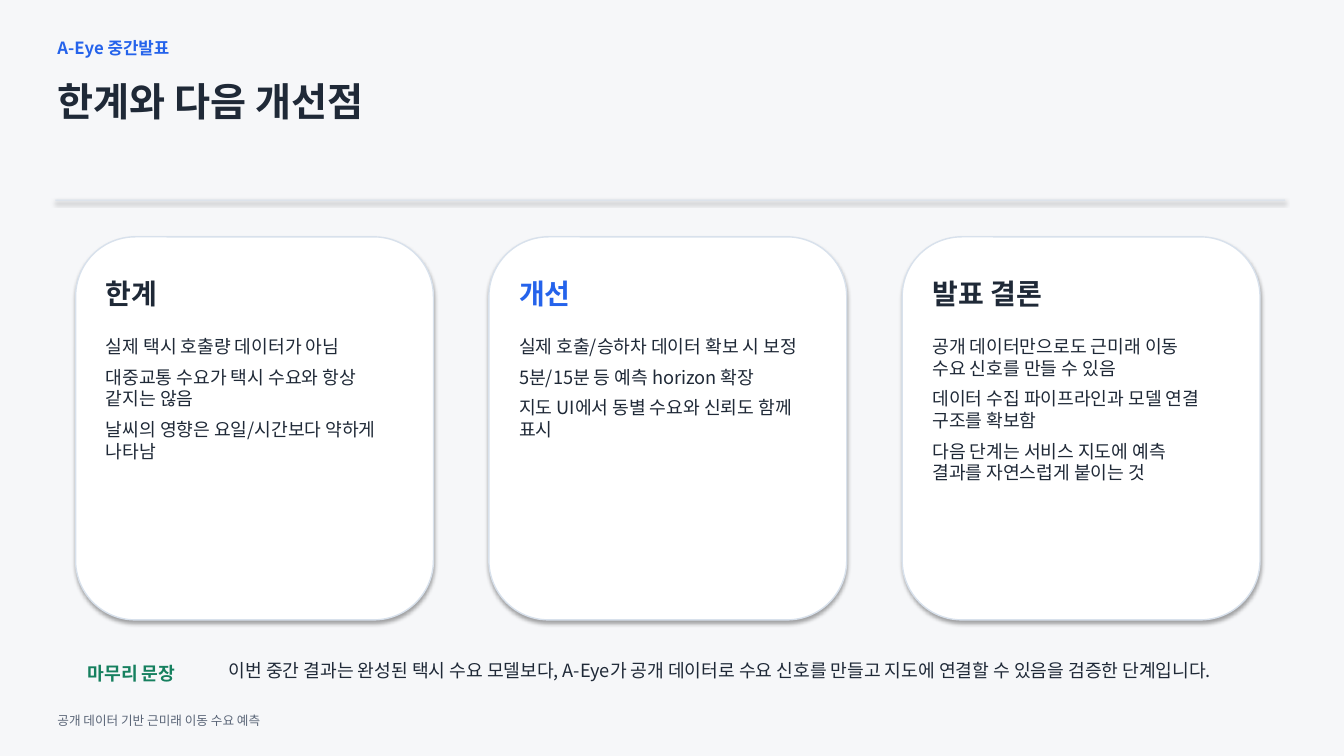
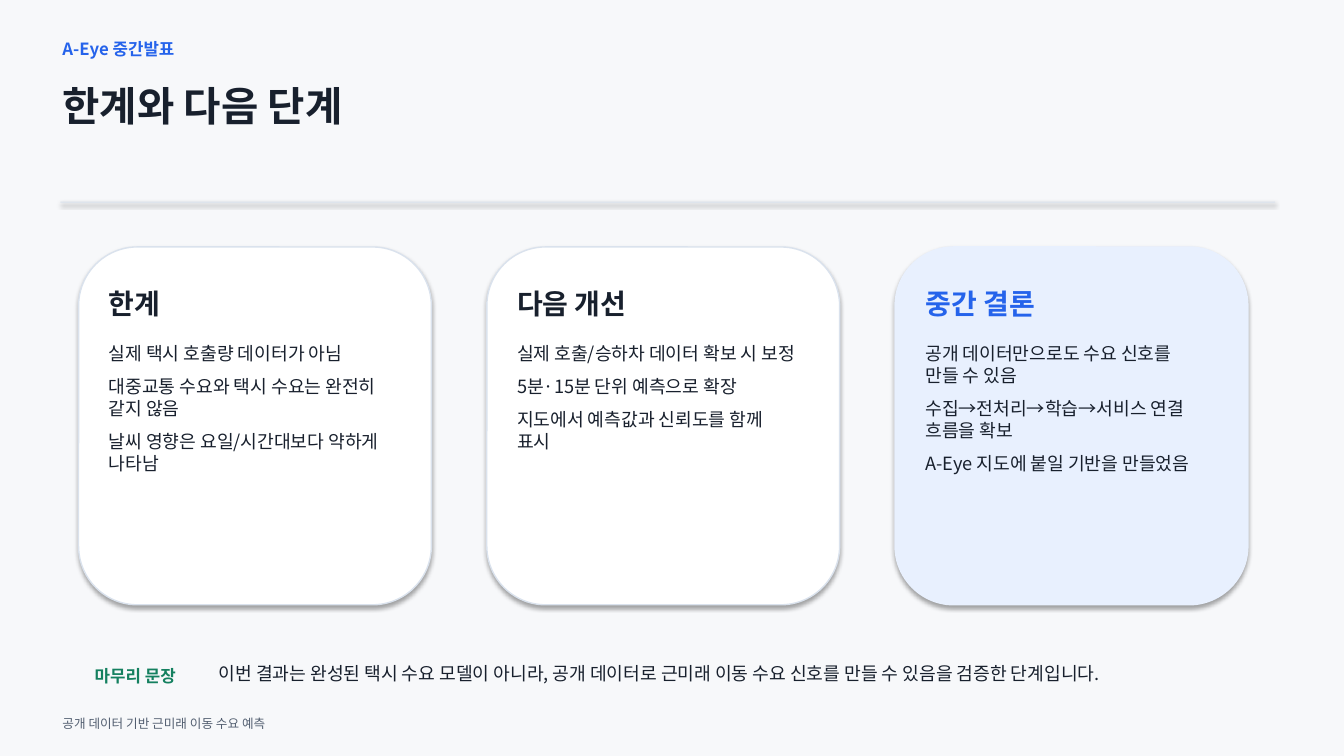
Before and after one commit to kimcanal/yeoksam-taxi, a slide deck: slide 7 of public/a-eye-presentation/A-Eye_midterm_data_collection_forecast.pptx (slide 11 before the commit). Drawn at 1344x756 pixels with LibreOffice and Linux fonts; fonts in the diff are those of the drawing. Boxes give left, top, right and bottom in pixels: in the first picture for what was removed or moved away, otherwise in the second. Text is boxed around its words. In the diff, an @@ line names an element or a change of style, - is before the commit and + after.

```diff
--- a/public/a-eye-presentation/A-Eye_midterm_data_collection_forecast.pptx
+++ b/public/a-eye-presentation/A-Eye_midterm_data_collection_forecast.pptx
@@ background #F6F7F9 to #F7F8FA @@
@@ text "A-Eye 중간발표": place and size @@
-text "A-Eye 중간발표" at (57, 40, 170, 58)
+text "A-Eye 중간발표" at (62, 41, 175, 59)
@@ text at (62, 87, 343, 125): text changed; size 28 to 29 pt; text colour #1F2937 to #18202D @@
-한계와 다음 개선점
+한계와 다음 단계
@@ rectangle: place and size @@
-rectangle at (55, 200, 1286, 201)
+rectangle at (60, 202, 1275, 203)
@@ rectangle at (60, 202, 1275, 203): fill #D8E1EC to #DAE2ED @@
@@ rounded rectangle: place and size @@
-rounded rectangle at (76, 237, 434, 620)
+rounded rectangle at (79, 247, 432, 605)
@@ rounded rectangle at (79, 247, 432, 605): outline #D8E1EC 1 pt to #DAE2ED 1 pt @@
@@ rounded rectangle at (487, 247, 840, 605): outline #D8E1EC 1 pt to #DAE2ED 1 pt @@
@@ rounded rectangle: place and size @@
-rounded rectangle at (489, 237, 847, 620)
+rounded rectangle at (487, 247, 840, 605)
@@ rounded rectangle: place and size @@
-rounded rectangle at (902, 237, 1260, 620)
+rounded rectangle at (895, 247, 1248, 605)
@@ rounded rectangle at (895, 247, 1248, 605): fill #FFFFFF to #E8F0FE; outline #D8E1EC 1 pt to #E8F0FE 1 pt @@
@@ text "한계": place and size @@
-text "한계" at (106, 280, 158, 307)
+text "한계" at (109, 290, 161, 317)
@@ text "한계" at (109, 290, 161, 317): text colour #1F2937 to #18202D @@
@@ text at (517, 290, 627, 317): text changed; text colour #2563EB to #18202D @@
-개선
+다음 개선
@@ text at (925, 290, 1035, 317): text changed; text colour #1F2937 to #2563EB @@
-발표 결론
+중간 결론
@@ text "실제 택시 호출량 데이터가 아님": place and size @@
-text "실제 택시 호출량 데이터가 아님" at (106, 338, 375, 460)
+text "실제 택시 호출량 데이터가 아님" at (109, 345, 378, 472)
@@ text at (109, 345, 342, 362): text colour #1F2937 to #18202D in "실제 택시 호출량 데이터가 아님"; more space between paragraphs @@
@@ text "실제 호출/승하차 데이터 확보 시 ...": place and size @@
-text "실제 호출/승하차 데이터 확보 시 ..." at (519, 338, 797, 438)
+text "실제 호출/승하차 데이터 확보 시 ..." at (517, 345, 795, 450)
@@ text at (517, 345, 795, 364): text colour #1F2937 to #18202D in "실제 호출/승하차 데이터 확보 시 보정"; more space between paragraphs @@
@@ text at (925, 345, 1189, 475): text changed; text colour #1F2937 to #18202D @@
-공개 데이터만으로도 근미래 이동 수요 신호를 만들 수 있음
-데이터 수집 파이프라인과 모델 연결 구조를 확보함
-다음 단계는 서비스 지도에 예측 결과를 자연스럽게 붙이는 것
+공개 데이터만으로도 수요 신호를 만들 수 있음
+수집→전처리→학습→서비스 연결 흐름을 확보
+A-Eye 지도에 붙일 기반을 만들었음
@@ text at (109, 378, 378, 472): text changed; text colour #1F2937 to #18202D @@
-대중교통 수요가 택시 수요와 항상 같지는 않음
-날씨의 영향은 요일/시간보다 약하게 나타남
+대중교통 수요와 택시 수요는 완전히 같지 않음
+날씨 영향은 요일/시간대보다 약하게 나타남
@@ text at (517, 378, 763, 450): text changed; text colour #1F2937 to #18202D @@
-5분/15분 등 예측 horizon 확장
-지도 UI에서 동별 수요와 신뢰도 함께 표시
+5분·15분 단위 예측으로 확장
+지도에서 예측값과 신뢰도를 함께 표시
@@ text "마무리 문장": place and size @@
-text "마무리 문장" at (88, 664, 175, 682)
+text "마무리 문장" at (95, 668, 176, 684)
@@ text "마무리 문장" at (95, 668, 176, 684): size 13 to 12 pt, text colour #16805F to #14805F @@
@@ text at (219, 665, 1099, 684): text changed; text colour #1F2937 to #18202D @@
-이번 중간 결과는 완성된 택시 수요 모델보다, A-Eye가 공개 데이터로 수요 신호를 만들고 지도에 연결할 수 있음을 검증한 단계입니다.
+이번 결과는 완성된 택시 수요 모델이 아니라, 공개 데이터로 근미래 이동 수요 신호를 만들 수 있음을 검증한 단계입니다.
@@ text "공개 데이터 기반 근미래 이동 ..." at (62, 717, 265, 729): text colour #5A6577 to #525E70 @@
```
Also in this commit, not shown: 5 other slides changed, 1 slide added, 5 slides removed.
